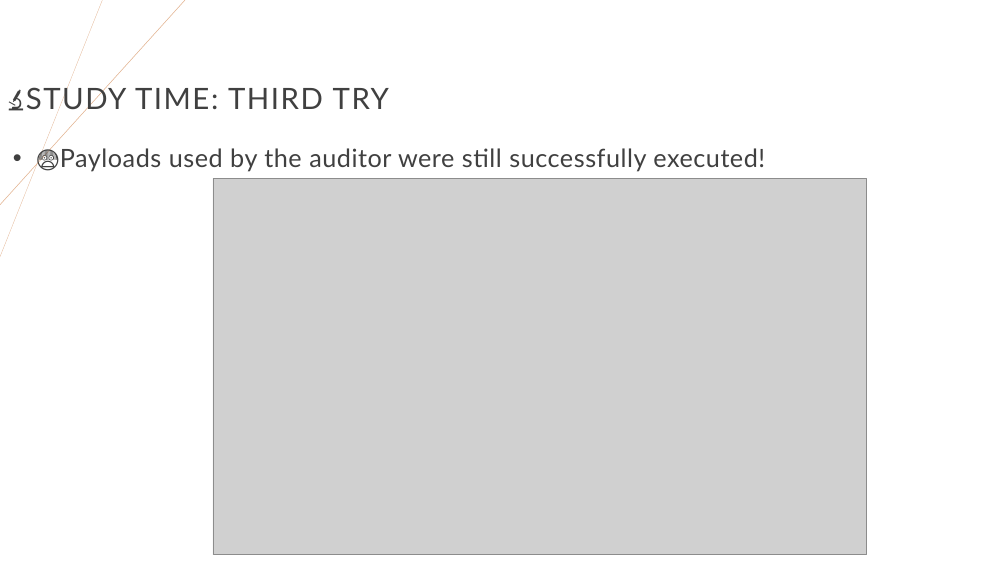
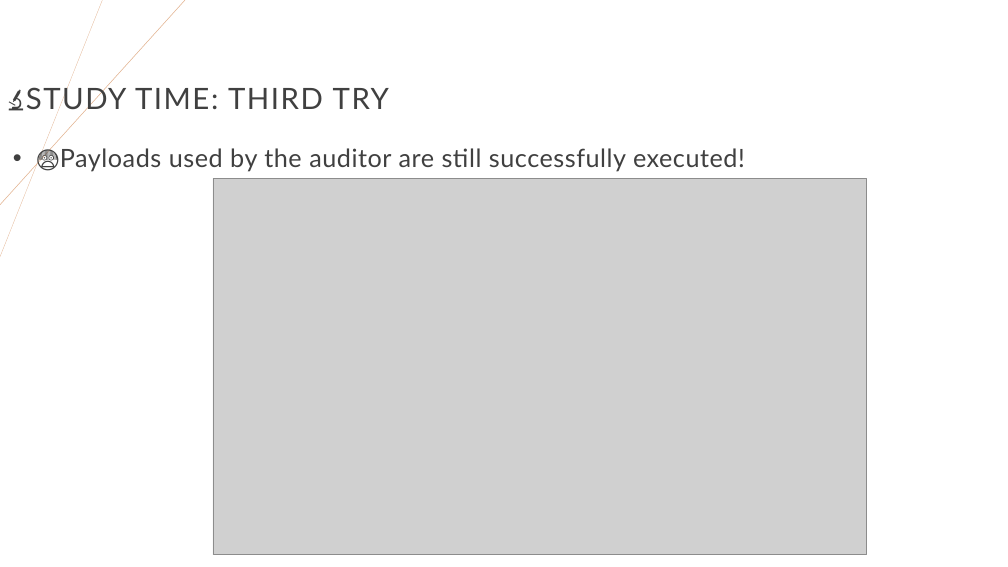
Before and after one commit to righettod/voxxeddays-lux-2024, a slide deck: slide 38 of presentation.pptx. Drawn at 1008x567 pixels with LibreOffice and Linux fonts; fonts in the diff are those of the drawing; grey boxes stand for pictures. Boxes give left, top, right and bottom in pixels: in the first picture for what was removed or moved away, otherwise in the second. Text is boxed around its words. In the diff, an @@ line names an element or a change of style, - is before the commit and + after.

```diff
--- a/presentation.pptx
+++ b/presentation.pptx
@@ text at <box>60,148,745,172</box>: text changed @@
-• 😨Payloads used by the auditor were still successfully executed!
+• 😨Payloads used by the auditor are still successfully executed!
```
Also in this commit, not shown: 27 other slides changed, 3 other files.
